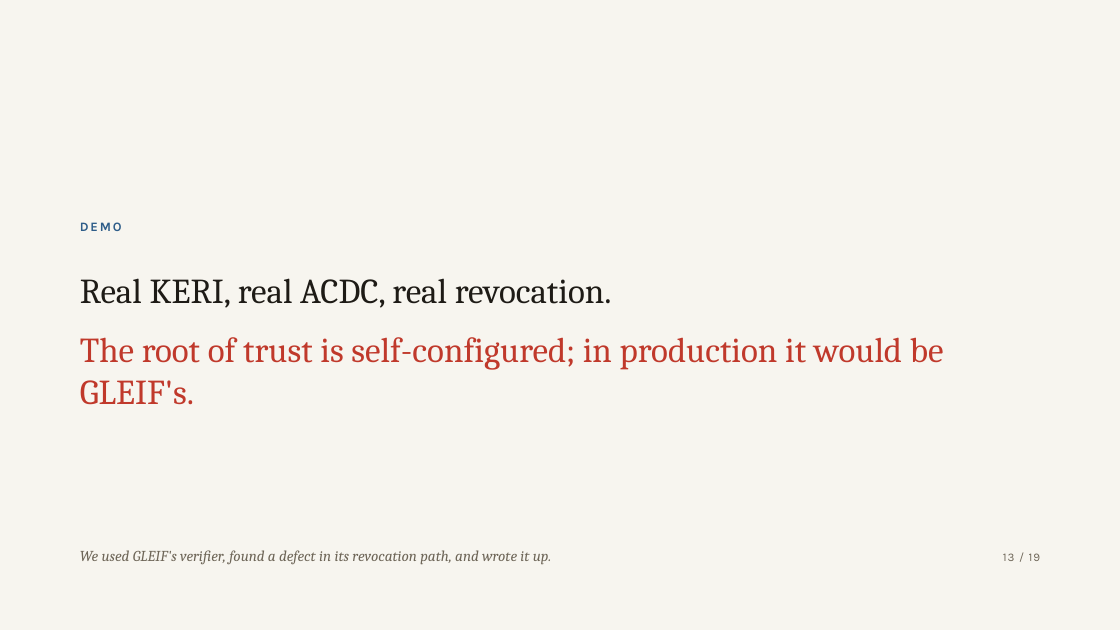
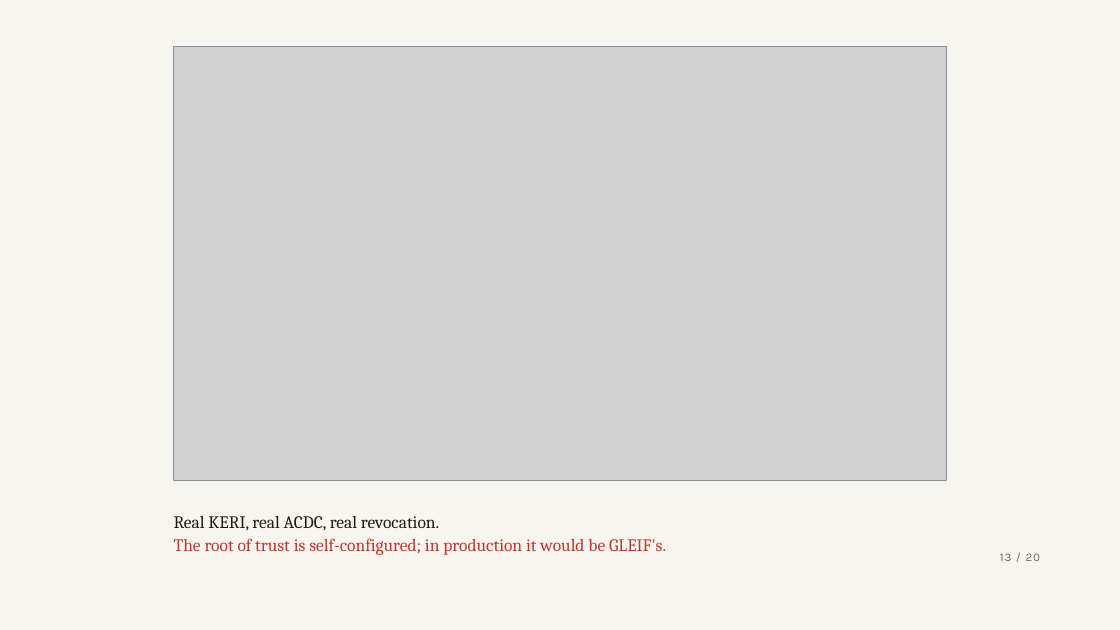
Before and after one commit to zuemen/mcp-vlei, a slide deck: slide 13 of docs/slides/mcp-vlei.pptx. Drawn at 1120x630 pixels with LibreOffice and Linux fonts; fonts in the diff are those of the drawing; grey boxes stand for pictures. Boxes give left, top, right and bottom in pixels: in the first picture for what was removed or moved away, otherwise in the second. Text is boxed around its words. In the diff, an @@ line names an element or a change of style, - is before the commit and + after.

```diff
--- a/docs/slides/mcp-vlei.pptx
+++ b/docs/slides/mcp-vlei.pptx
@@ picture added at [174,46,947,481] @@
@@ text removed at [80,222,122,231] @@
-DEMO
@@ text "Real KERI, real ACDC, real ...": place and size @@
-text "Real KERI, real ACDC, real ..." at [80,278,944,405]
+text "Real KERI, real ACDC, real ..." at [174,516,666,555]
@@ text "Real KERI, real ACDC, real ..." at [174,516,666,555]: size 30 to 15 pt; less space between paragraphs @@
@@ text removed at [80,550,551,565] @@
-We used GLEIF's verifier, found a defect in its revocation path, and wrote it up.
@@ text at [1000,553,1041,561]: text changed @@
-13 / 19
+13 / 20
```
Also in this commit, not shown: 17 other slides changed, 2 slides added, 1 slide removed, 19 other files.
